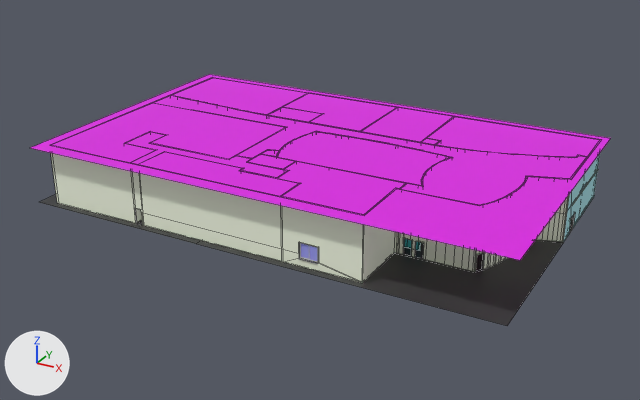
The FBX model Assets/Models/laval-virtuel.fbx, before and after one commit.
Rendered twice from a 50 mm camera at (45.6, -94.4, 46.5) aimed at (-4.8, -2.8, 0.7). Every picture has the same lights, and +X, +Y and +Z are marked at lower left. Mesh edges are drawn as thin lines on the coarser meshes. Where no turn or scale is listed for an object, it has been applied to the vertices.

The older version as bpy lines, for what is in view:
```python
me_curve = bpy.data.meshes.new('Curve')
me_curve.from_pydata(...)  # 1452 vertices, 1792 faces; spans x -34.8..25.5, y -18.8..16.7, z 0.0..8.0
# faces by material slot: [168, 1402, 8, 16, 2, 92, 87, 17]
me_curve.materials.append(mat_hidden_material)  # white #ffffff
me_curve.materials.append(mat_murs_blancs)  # white #f8ffe9
me_curve.materials.append(mat_baie_vitrée)  # cyan #9bdfe7
me_curve.materials.append(mat_murs_metal_blanc)  # blue #8e9ebc
me_curve.materials.append(mat_murs_marron)  # orange #b35c2f
me_curve.materials.append(mat_murs_bois_motifs)  # orange #e68f3b
me_curve.materials.append(mat_murs_beiges)  # beige #e7bc9b
me_curve.materials.append(mat_murs_bleus)  # cyan #54d8d9
me_curve_002 = bpy.data.meshes.new('Curve.002')
me_curve_002.from_pydata(...)  # 13 vertices, 6 faces; spans x -37.1..25.5, y -19.6..17.3, z 0.0
# faces by material slot: [1, 5]
me_curve_002.materials.append(mat_sol_vinyle)  # black #040404
me_curve_002.materials.append(mat_sol_moquette)  # black #393939
me_plane_004 = bpy.data.meshes.new('Plane.004')
me_plane_004.from_pydata(...)  # 4 vertices, 1 face; spans x -36.3..26.4, y -20.8..17.8, z 8.0
me_plane_004.materials.append(mat_plafond)  # pink #e10ae7
# before: 0 (-36.3, -20.8, 8.0) at pixel (29, 147), 1 (26.4, -20.8, 8.0) at pixel (520, 260), 2 (-36.3, 17.8, 8.0) at pixel (209, 74), 3 (26.4, 17.8, 8.0) at pixel (610, 138)
ob_1ere_etage = bpy.data.objects.new('1ere_etage', me_curve)
ob_1ere_etage.location = (0.0, 0.0, 0.0)
ob_plafond = bpy.data.objects.new('plafond', me_plane_004)
ob_plafond.location = (0.0, 0.0, 0.0)
ob_sol = bpy.data.objects.new('Sol', me_curve_002)
ob_sol.location = (0.0, 0.0, 0.0)
```
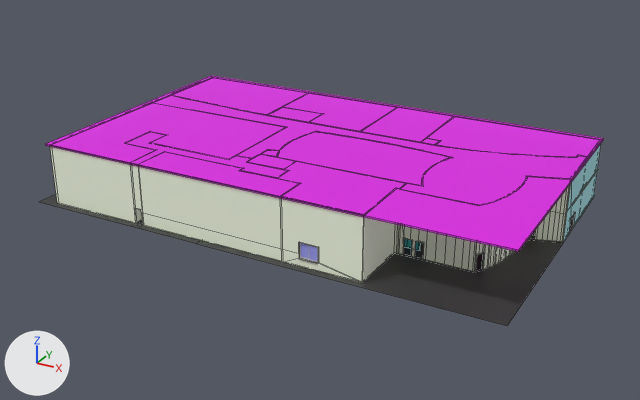
What differs and where, as boxes (x1, y1, x2, y2) in the pictures (640 x 400 px):
'plafond', reshaped, moved, rescaled
    before: (30, 74, 611, 260)
    after: (45, 76, 604, 252)
part 1 of me_plane_004, added (pink)
    after: (45, 76, 604, 252)

What the commit changed:
me_plane_004 has 4 vertices, 1 face and spans x -36.3..26.4, y -20.8..17.8, z 8.0.
me_plane_004 is used by ob_plafond; location (0.0, 0.0, 0.0).
Verts and faces of me_plane_004; kept vertices keep their numbers, new ones are numbered from 4.
Part 1, on me_plane_004:
New vertices 4 to 7 stand at vertices 0 to 3, in that order, plus (0.0, 0.0, 0.2).
New faces: (4, 5, 7, 6), (0, 1, 5, 4), (1, 3, 7, 5), (2, 6, 7, 3), (0, 4, 6, 2).
Object 'plafond' (ob_plafond) moves from (0.0, 0.0, 0.0) to (0.0, 0.4, -0.1).
Object 'plafond' (ob_plafond) is rescaled from (1.0, 1.0, 1.0) to (0.973, 0.931, 1.0).
